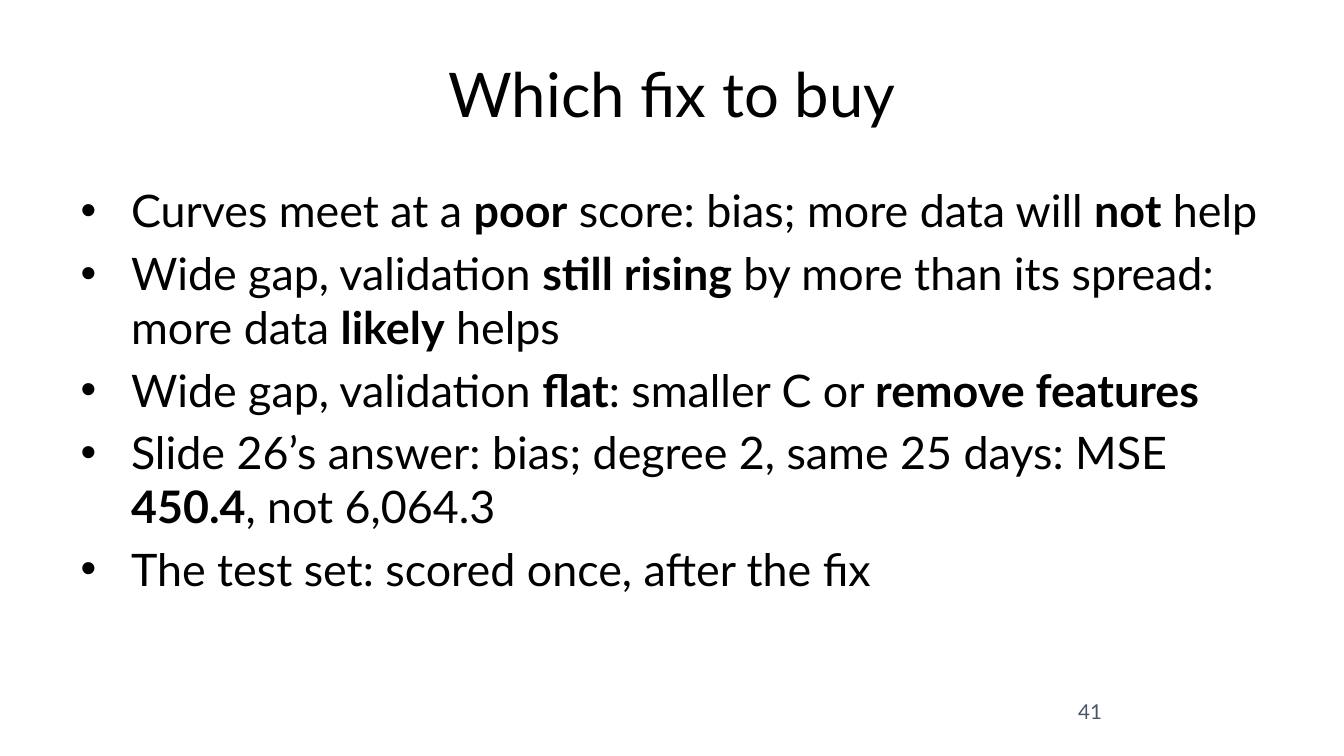
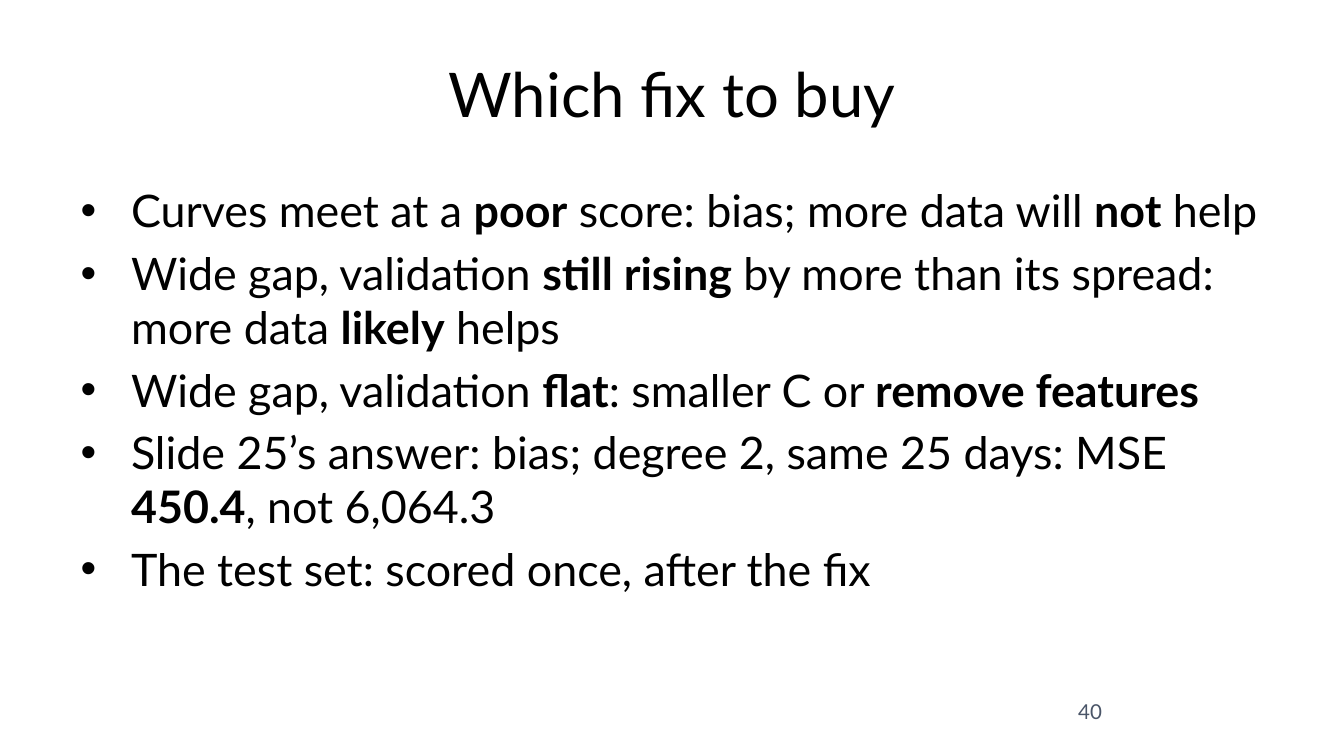
Before and after one commit to fabioantonini/technologies-for-artificial-intelligence, a slide deck: slide 40 of Lessons/05_experimental_methodology/Slides/experimental_methodology_slides.pptx (slide 41 before the commit). Drawn at 1344x756 pixels with LibreOffice and Linux fonts; fonts in the diff are those of the drawing; background and template pictures are left out. Boxes give left, top, right and bottom in pixels: in the first picture for what was removed or moved away, otherwise in the second. Text is boxed around its words. In the diff, an @@ line names an element or a change of style, - is before the commit and + after.

```diff
--- a/Lessons/05_experimental_methodology/Slides/experimental_methodology_slides.pptx
+++ b/Lessons/05_experimental_methodology/Slides/experimental_methodology_slides.pptx
@@ text at (x1=131, y1=435, x2=1167, y2=529): text changed @@
-• Slide 26’s answer: bias; degree 2, same 25 days: MSE 450.4, not 6,064.3
+• Slide 25’s answer: bias; degree 2, same 25 days: MSE 450.4, not 6,064.3
@@ page number at (x1=1078, y1=704, x2=1102, y2=719): text changed @@
-41
+40
```
Also in this commit, not shown: 11 other slides changed, 1 slide removed, 14 other files.
